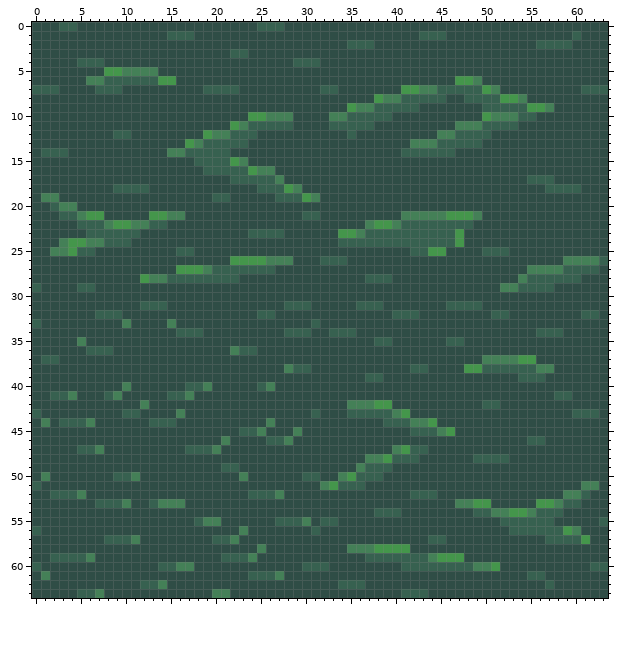
Pixel-art sprite -- Assets/Art/Sprites/SwampTiles.png. The first picture shows the starting point.
The file is 64x64 pixels.
The result:
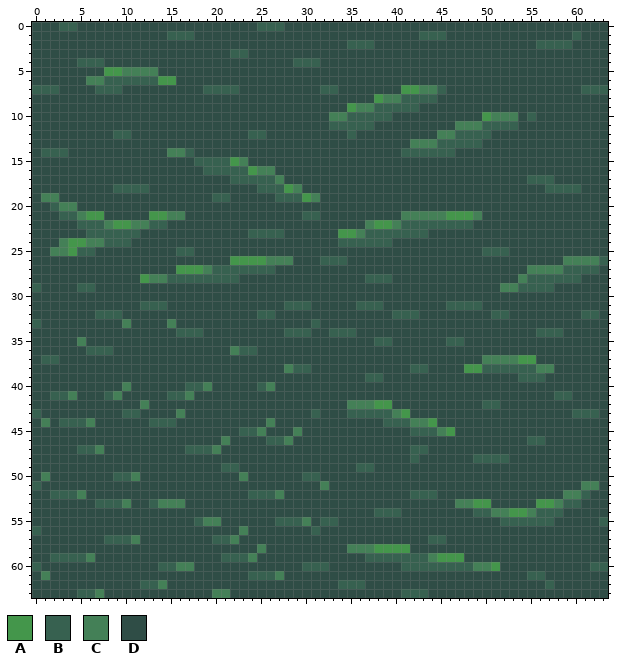
Palette (. is transparent): A #44964b  B #376150  C #448057  D #2f4d46
Difference:
y 6: x 47..49 AAC -> DDD
y 7: x 46..51 BBBBAC -> DDDDDD
y 8: x 45 B -> D; x 48..54 BBBBAAC -> DDDDDDD
y 9: x 50..57 BBBBBAAC -> DDDDDDDD
y 10: x 24..28 AACCC -> DDDDD; x 54 B -> D
y 11: x 22..28 ACBBBBB -> DDDDDDD
y 12: x 19..23 ACCBB -> DDDDD; x 25 D -> B
y 13: x 17..23 ACBBBBB -> DDDDDDD
y 14: x 18..21 BBBB -> DDDD
y 23: x 44..47 BBBA -> DDDD
y 24: x 40..47 BBBBBBBA -> DDDDDDDD
y 25: x 42..45 BBAA -> DDDD
y 47: x 40..41 CA -> DD
y 48: x 37..41 CCABB -> DDDDD
y 49: x 36 C -> B; x 38..39 BB -> DD
y 50: x 34..38 CABBB -> DDDDD
y 51: x 33..36 ABBB -> DDDD
y 56: x 53..60 BBBBBBAC -> DDDDDDDD
y 57: x 57..61 BBBBA -> DDDDD
Where, in picture pixels (left, top, right, bottom), the same in both pictures:
changed: (437, 76, 554, 121)
changed: (185, 112, 293, 157)
changed: (392, 229, 464, 256)
changed: (329, 445, 410, 490)
changed: (509, 526, 590, 544)
